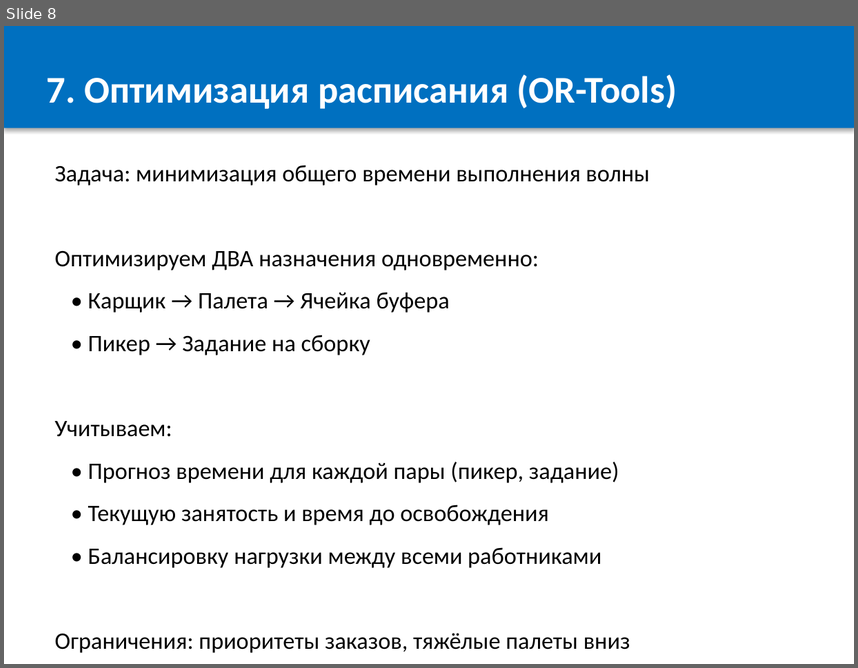
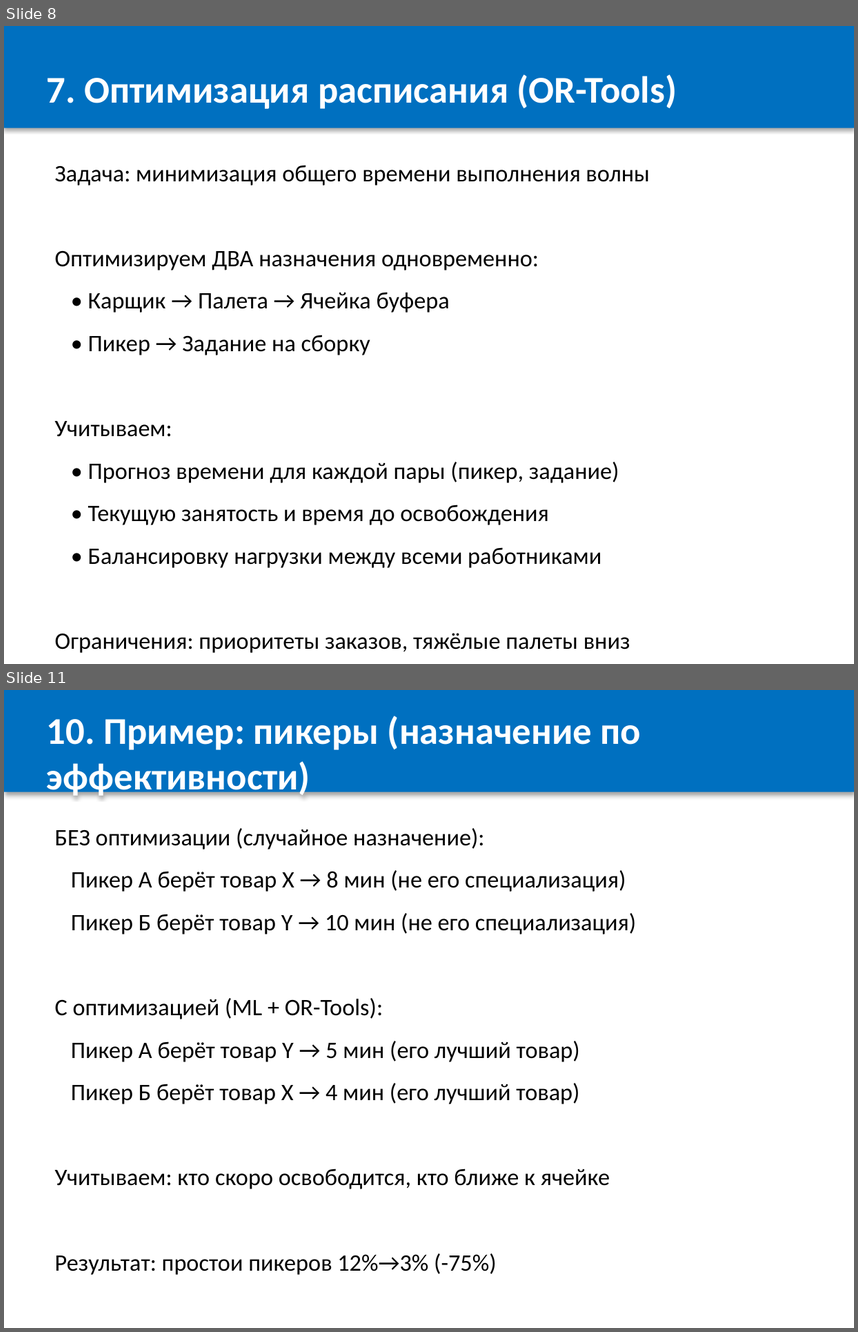
Before and after one commit to OnicaIon/WMSOpti, a slide deck: docs/WMS_Buffer_Optimization.pptx. Shown one above the other, each under a label of ours: slide 8 before the commit, slides 8 and 11 after it; the slides between them are not shown. The pictures are 858x668 and 858x1332 pixels, drawn with LibreOffice and Linux fonts; fonts in the diff are those of the drawing. Boxes give left, top, right and bottom in pixels: in the first picture for what was removed or moved away, otherwise in the second. Text is boxed around its words. In the diff, an @@ line names an element or a change of style, - is before the commit and + after.

```diff
--- a/docs/WMS_Buffer_Optimization.pptx
+++ b/docs/WMS_Buffer_Optimization.pptx
@@ slide 11 added at box(4, 690, 854, 1328), background #FFFFFF @@
@@ rectangle added at box(4, 690, 854, 792), fill #0070C0, 32 pt, text #FFFFFF, bold @@
+10. Пример: пикеры (назначение по эффективности)
@@ text added at box(55, 828, 636, 1189), 20 pt, text #000000 @@
+БЕЗ оптимизации (случайное назначение):
+Пикер А берёт товар X → 8 мин (не его специализация)
+Пикер Б берёт товар Y → 10 мин (не его специализация)
+С оптимизацией (ML + OR-Tools):
+Пикер А берёт товар Y → 5 мин (его лучший товар)
+Пикер Б берёт товар X → 4 мин (его лучший товар)
+Учитываем: кто скоро освободится, кто ближе к ячейке
+Результат: простои пикеров 12%→3% (-75%)
```
Also in this commit, not shown: 6 slides changed, 2 other files.
